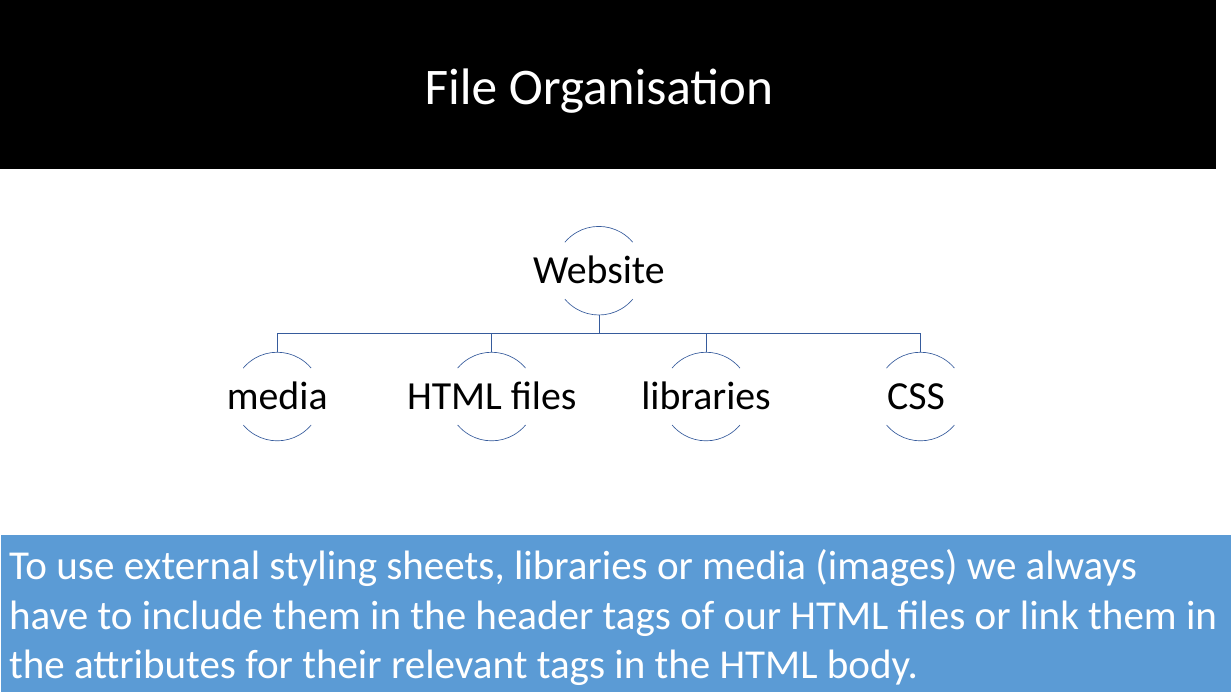
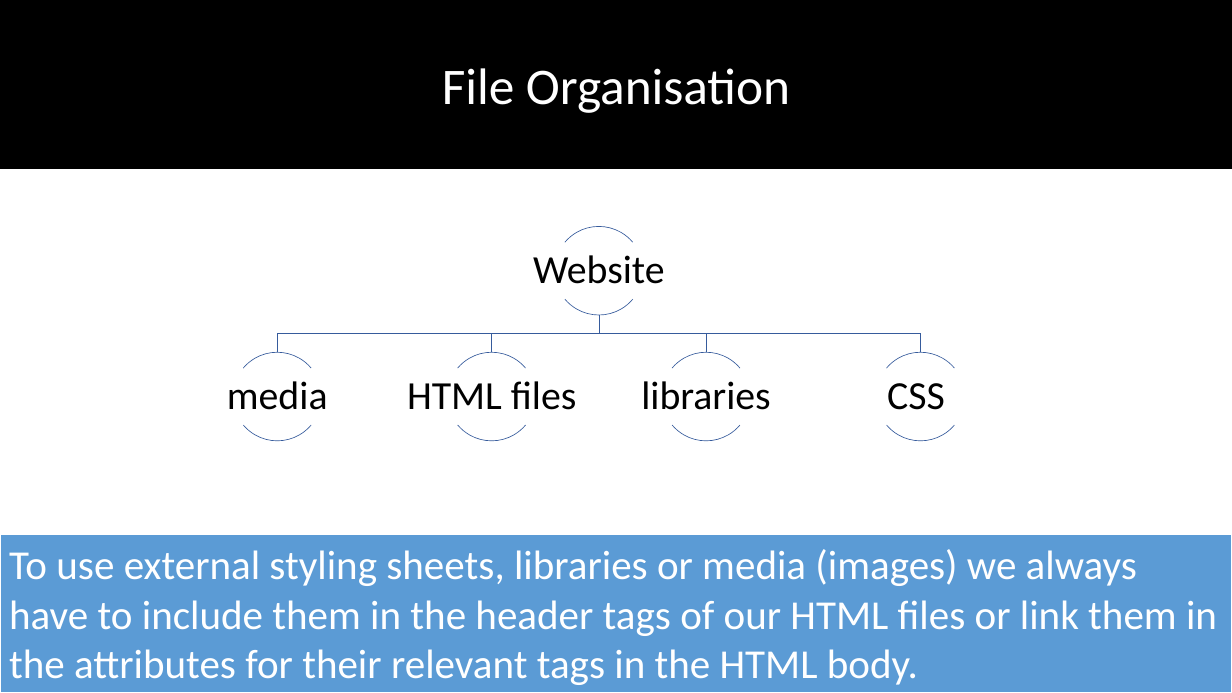
Before and after one commit to eydandash/CityTechSoc-WebDev-101, a slide deck: slide 3 of Session 2/Presentation2.pptx. Drawn at 1232x693 pixels with LibreOffice and Linux fonts; fonts in the diff are those of the drawing. Boxes give left, top, right and bottom in pixels: in the first picture for what was removed or moved away, otherwise in the second. Text is boxed around its words. In the diff, an @@ line names an element or a change of style, - is before the commit and + after.

```diff
--- a/Session 2/Presentation2.pptx
+++ b/Session 2/Presentation2.pptx
@@ rectangle "File Organisation": place and size @@
-rectangle "File Organisation" at [0, 0, 1214, 168]
+rectangle "File Organisation" at [0, 0, 1232, 168]
```
Also in this commit, not shown: 2 other slides changed.
